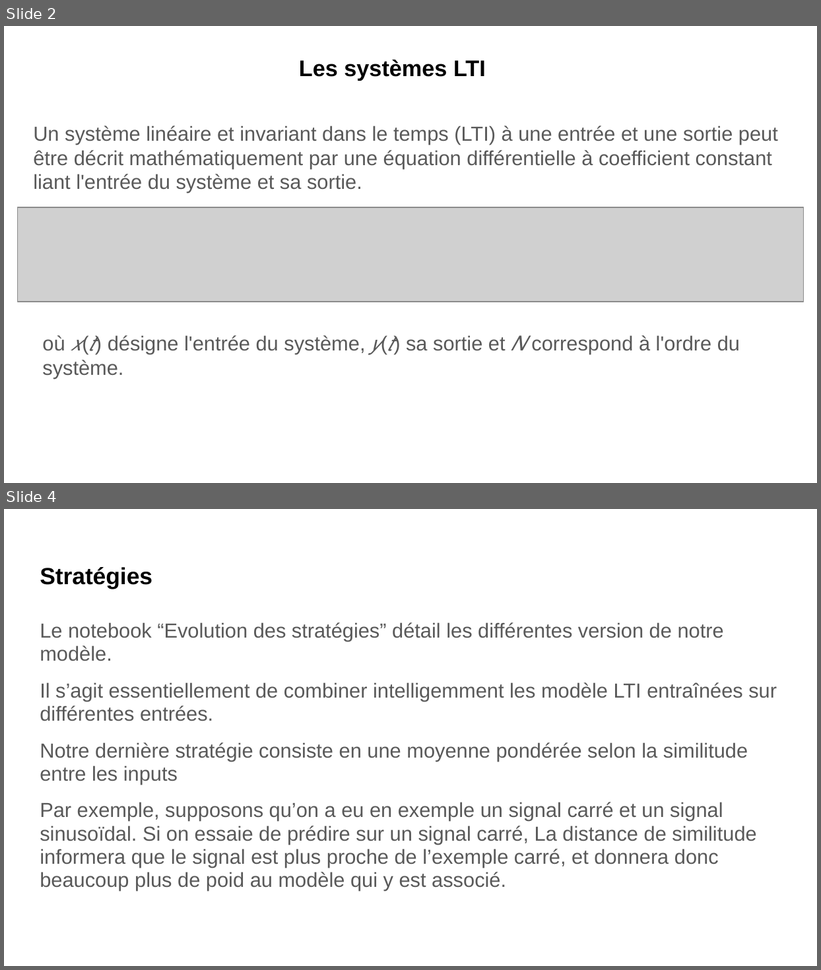
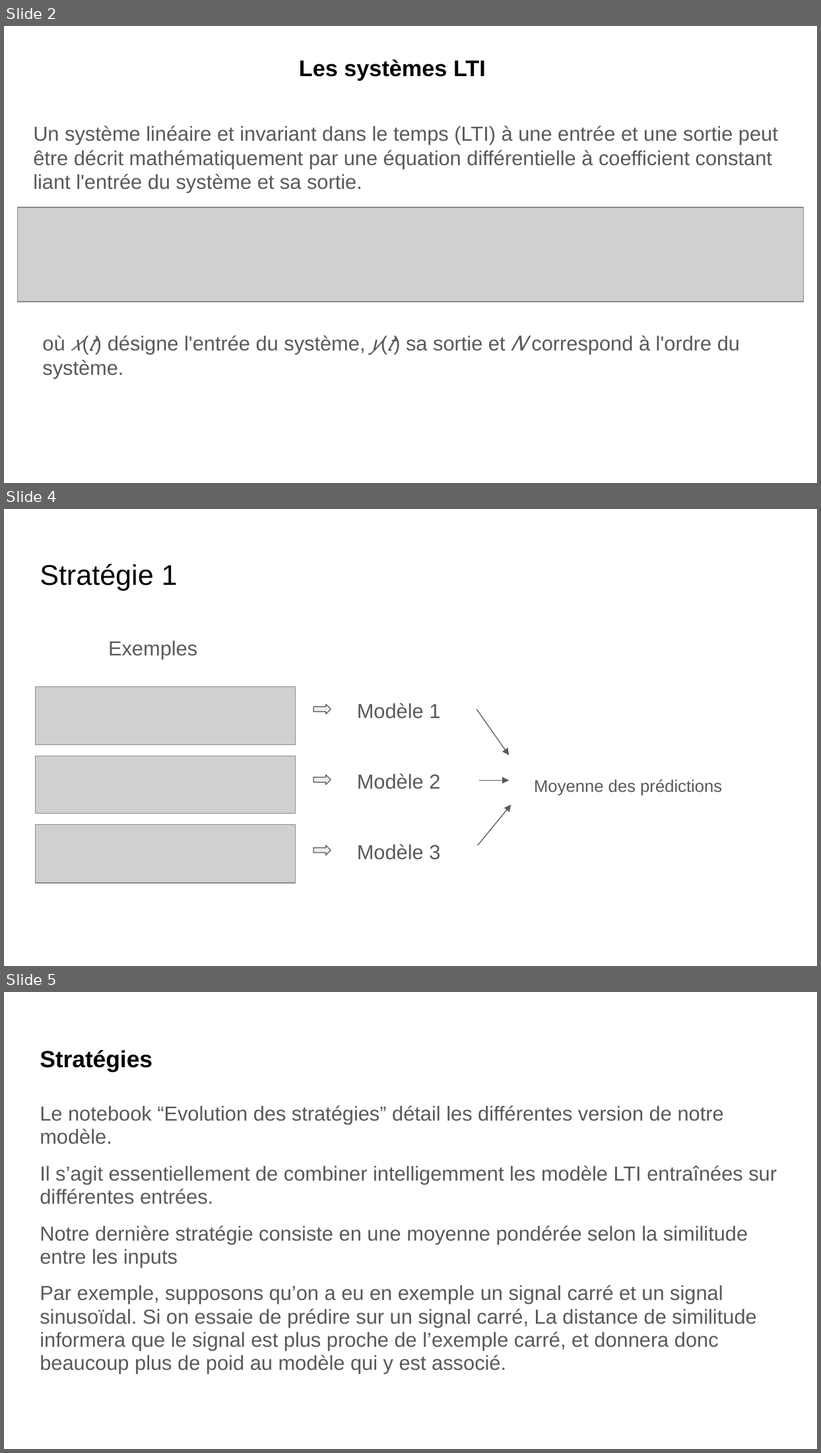
Before and after one commit to ArnaudGardille/AI4IA, a slide deck: AI4IA_phase1_python/méthodologie utilisée par l’équipe MIA pour le challenge AI4IA.pptx. Shown one above the other, each under a label of ours: slides 2 and 4 before the commit, slides 2, 4 and 5 after it; the slides between them are not shown. The pictures are 821x970 and 821x1453 pixels, drawn with LibreOffice and Linux fonts; fonts in the diff are those of the drawing; grey boxes stand for pictures. Boxes give left, top, right and bottom in pixels: in the first picture for what was removed or moved away, otherwise in the second. Text is boxed around its words. In the diff, an @@ line names an element or a change of style, - is before the commit and + after.

```diff
--- a/AI4IA_phase1_python/méthodologie utilisée par l’équipe MIA pour le challenge AI4IA.pptx
+++ b/AI4IA_phase1_python/méthodologie utilisée par l’équipe MIA pour le challenge AI4IA.pptx
@@ slide 4 added at <box>4,509,817,966</box>, background #FFFFFF @@
@@ title added at <box>40,564,178,590</box>, 25.2 pt, text #000000 @@
+Stratégie 1
@@ text added at <box>108,640,197,659</box>, 18 pt, text #595959 @@
+Exemples
@@ picture added at <box>36,687,296,746</box> @@
@@ right arrow added at <box>314,704,331,714</box>, fill #EEEEEE, outline #595959 0.75 pt @@
@@ text added at <box>357,703,440,719</box>, 18 pt, text #595959 @@
+Modèle 1
@@ arrow added from (477, 709) to (509, 755), #595959 0.75 pt @@
@@ picture added at <box>36,757,296,814</box> @@
@@ right arrow added at <box>314,775,331,785</box>, fill #EEEEEE, outline #595959 0.75 pt @@
@@ text added at <box>357,774,440,789</box>, 18 pt, text #595959 @@
+Modèle 2
@@ arrow added from (479, 780) to (509, 780), #595959 0.75 pt @@
@@ text added at <box>534,780,722,796</box>, 15 pt, text #595959 @@
+Moyenne des prédictions
@@ arrow added from (478, 846) to (512, 805), #595959 0.75 pt @@
@@ picture added at <box>36,825,296,884</box> @@
@@ text added at <box>357,844,440,860</box>, 18 pt, text #595959 @@
+Modèle 3
@@ right arrow added at <box>314,846,331,855</box>, fill #EEEEEE, outline #595959 0.75 pt @@
@@ what was slide 4 is now slide 5 @@
```
Also in this commit, not shown: 1 slide changed, 2 other slides added, 11 other files.
